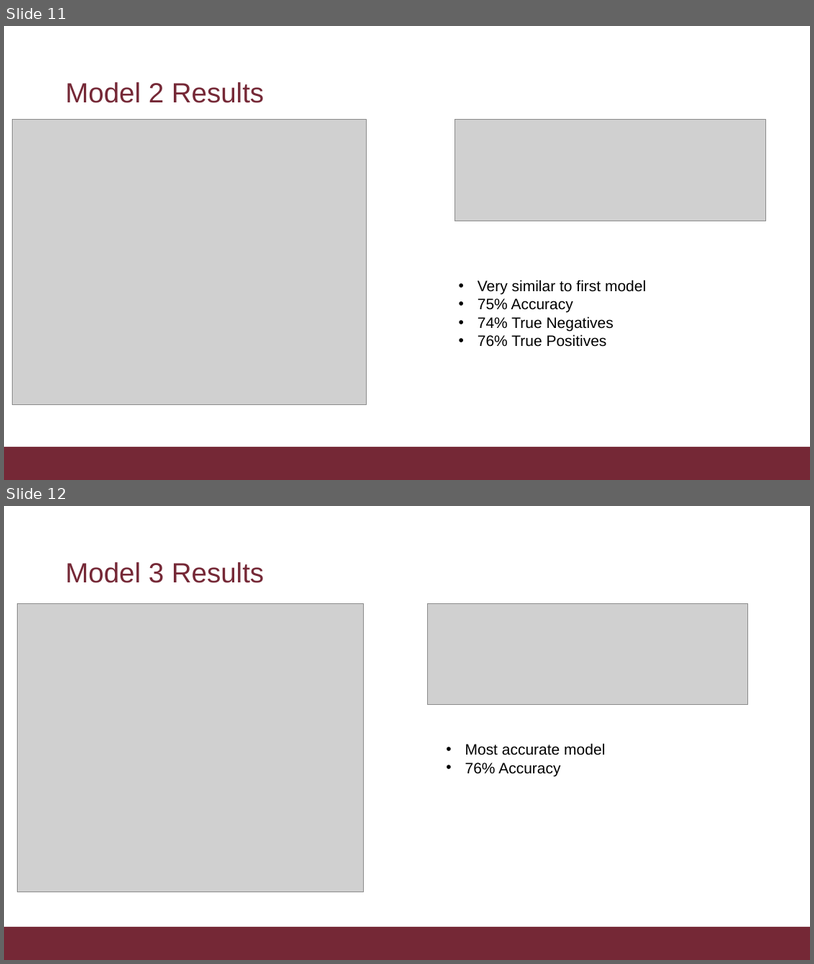
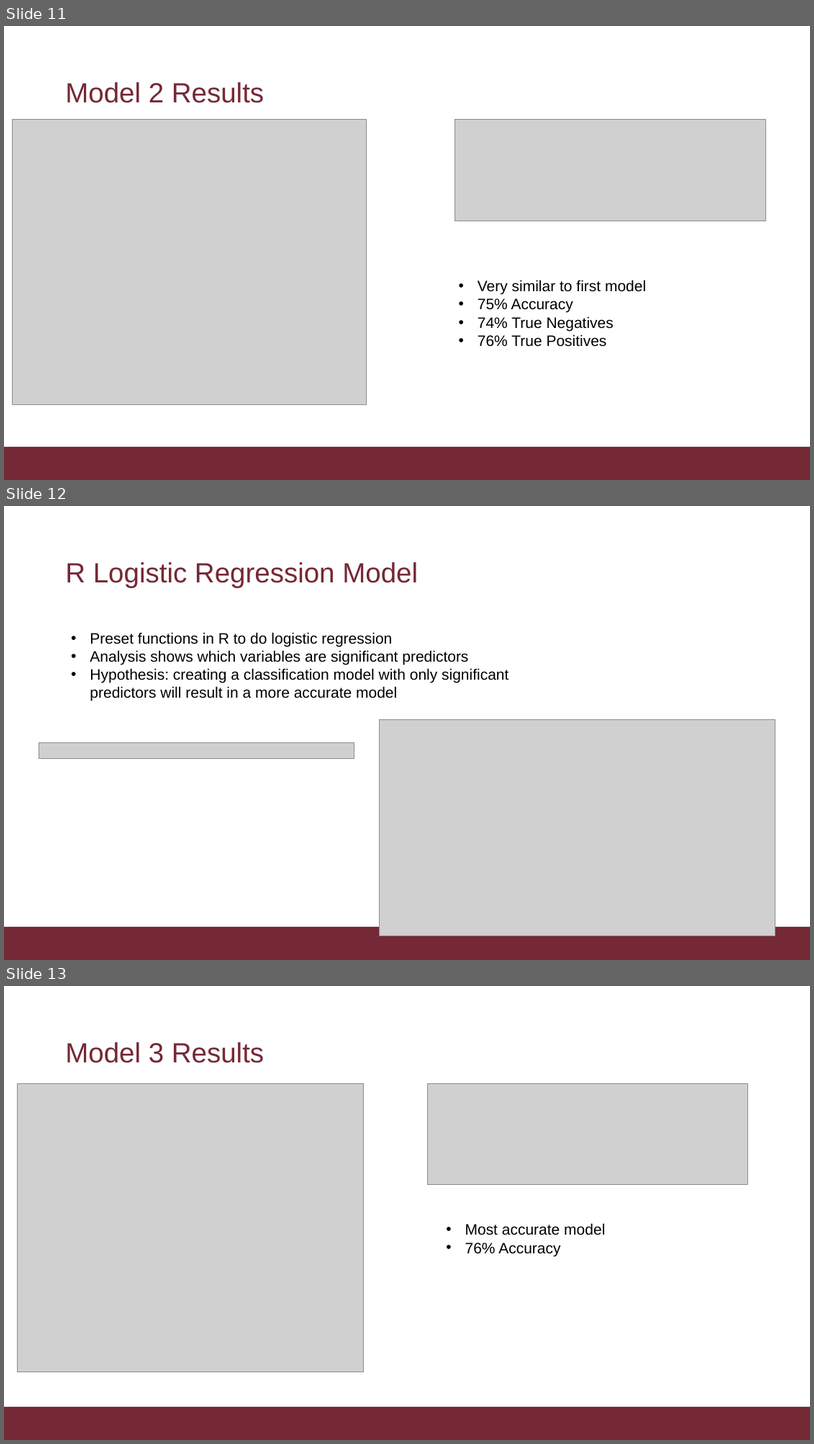
Before and after one commit to JamesonBuie/FinalProject_JFB, a slide deck: FinalProjectPPT_JFB.pptx. Shown one above the other, each under a label of ours: slides 11 and 12 before the commit, slides 11, 12 and 13 after it. The pictures are 814x964 and 814x1444 pixels, drawn with LibreOffice and Linux fonts; fonts in the diff are those of the drawing; grey boxes stand for pictures; background and template pictures are left out. Boxes give left, top, right and bottom in pixels: in the first picture for what was removed or moved away, otherwise in the second. Text is boxed around its words. In the diff, an @@ line names an element or a change of style, - is before the commit and + after.

```diff
--- a/FinalProjectPPT_JFB.pptx
+++ b/FinalProjectPPT_JFB.pptx
@@ slide 12 added at [4,506,810,960], background #FFFFFF; not listed: 1 template element that a slide beside it also shows @@
@@ title added at [65,562,418,588], 33 pt, text #752836 @@
+R Logistic Regression Model
@@ text added at [90,632,509,701], 18 pt, text #000000 @@
+• Preset functions in R to do logistic regression
+• Analysis shows which variables are significant predictors
+• Hypothesis: creating a classification model with only significant predictors will result in a more accurate model
@@ picture added at [380,720,775,936] @@
@@ picture added at [39,743,354,758] @@
@@ what was slide 12 is now slide 13 @@
```
Also in this commit, not shown: 1 slide changed.
